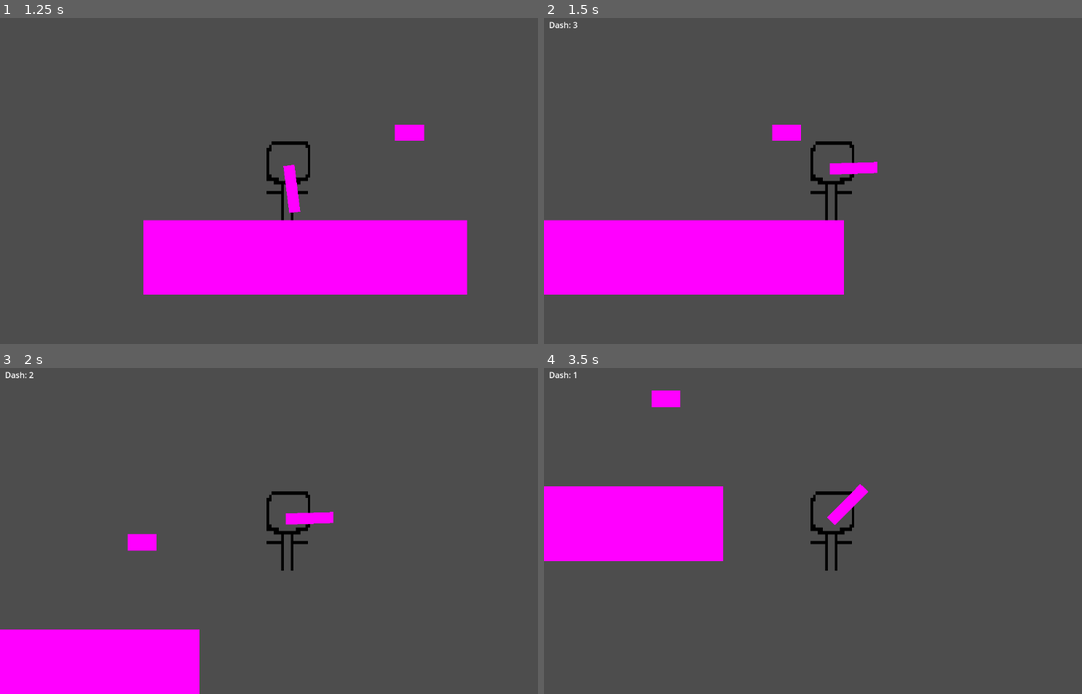
Above: before the commit, frames 1-4 (two rows, left to right).
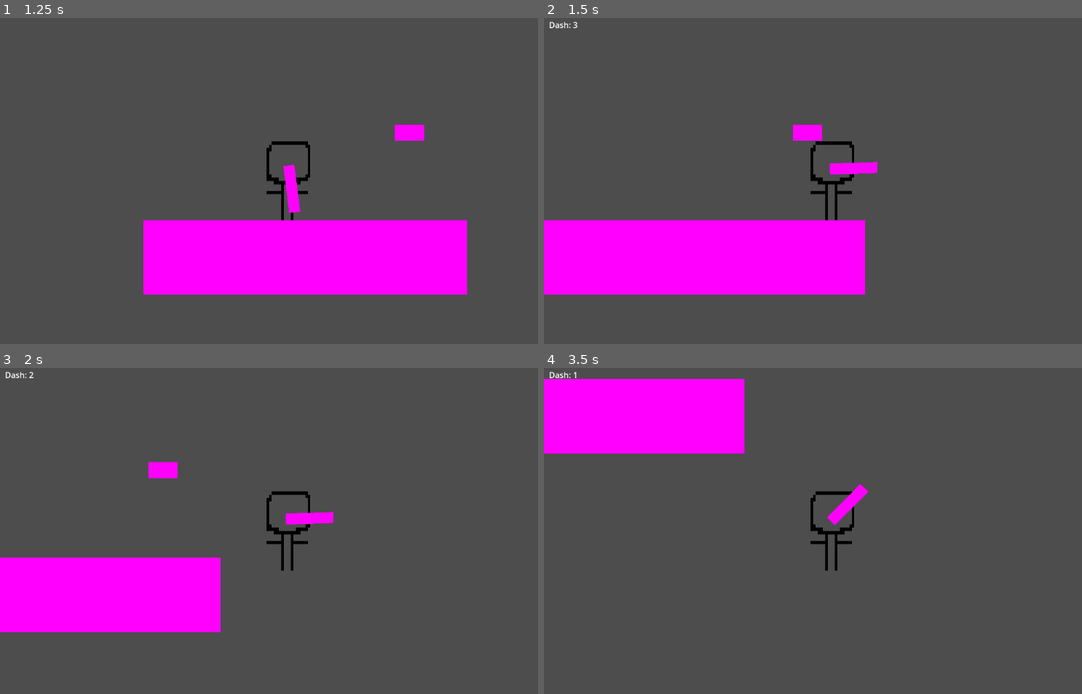
Above: after the commit, the same moments.

Repository: Sheep26/2DMultiplayerShooter
Game: Godot game, scene res://Scenes/MainMenu/MainMenu.tscn
The game is run twice, just before and just after one commit, with the same random seed, the same clock (stepped at 60 frames per second) and the same inputs.
Inputs (mouse positions are in pixels of both pictures, inside the frame that each line leads up to):
- Up to frame 1 (1.25 s): click "Singleplayer" at 0.5 s
- Up to frame 2 (1.5 s): tap Enter at 1.25 s; move the mouse to (963, 164) at 1.27 s; hold Right (right) from 1.28 s (still down); tap E (dash) at 1.35 s
- Up to frame 3 (2 s): keep holding Right (right); tap W (jump) at 1.52 s
- Up to frame 4 (3.5 s): move the mouse to (716, 547) at 2.02 s; tap E (dash) at 2.1, 3.05 s; tap W (jump) at 2.27 s; move the mouse to (893, 459) at 2.77 s; release Right (right) at 2.78 s; hold Left (left) from 2.78 s (still down); click (893, 459) at 2.85 s

Frame 1 is identical in both runs. In frame 2, 1.3% of the frame differs, in the area x 42-60%, y 32-85%; in frame 3, 17%, in the area x 0-42%, y 28-100%; in frame 4, 16%.

Commit message:
dash speed easy change

Diff:
--- a/Scripts/Player.gd
+++ b/Scripts/Player.gd
@@ -1,12 +1,12 @@
 extends CharacterBody2D
 
-
-@export var TOP_SPEED = 400.0
-@export var JUMP_VELOCITY = -475.0
+@export var JUMP_VELOCITY = -475
+@export var TOP_SPEED = 400
 @export var BASE_SPEED = 100
 @export var ACCELERATION_AMOUNT = 1.1
 @export var DECELERATION_AMOUNT = 1.1
 @export var MAX_DASH_COOLDOWN = 3000
+@export var DASH_SPEED = 150
 var JUMPS = 2
 var jumpAmount = 2
 var dashCooldown = 0
@@ -85,7 +85,7 @@
 		if moveTime >= 100:
 			moveTime = 0
 		moveTime += 1 * deltaTime
-		velocity.x += direction * 175 * deltaTime
+		velocity.x += direction * DASH_SPEED * deltaTime
 		dashCooldown = MAX_DASH_COOLDOWN
 
 	move_and_slide()
